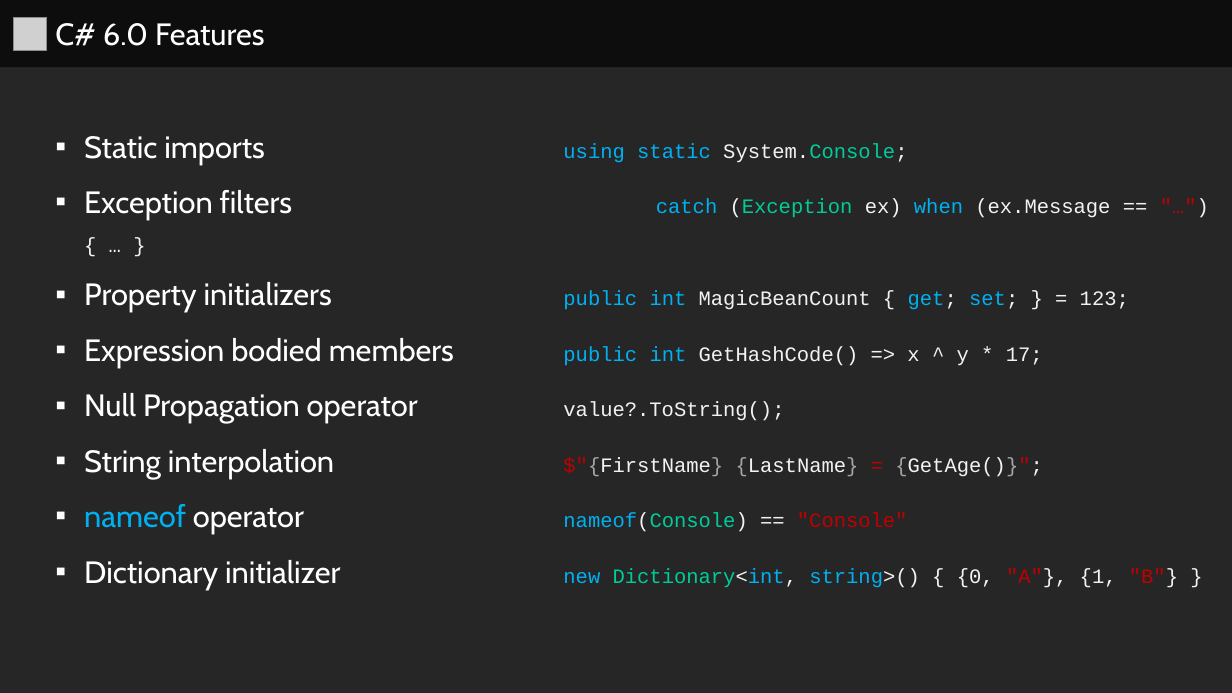
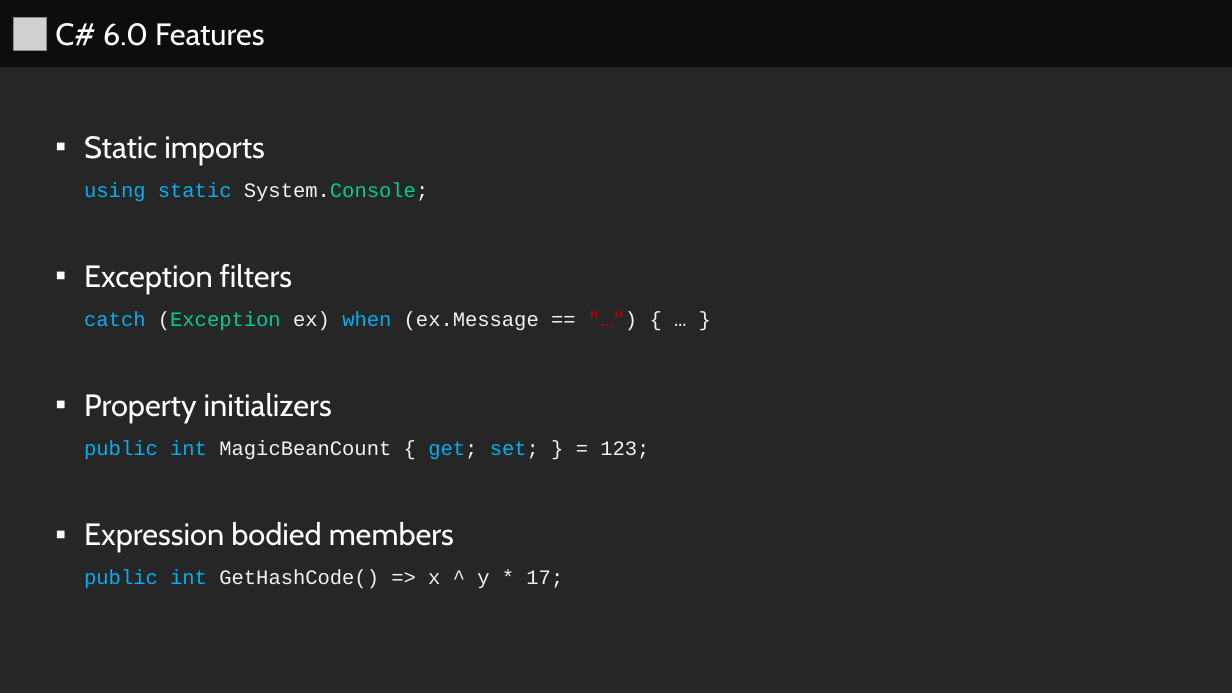
Before and after one commit to series0ne/DotNetFundamentalsWithCSharp, a slide deck: slide 4 of Lesson 7/Lesson 7.pptx. Drawn at 1232x693 pixels with LibreOffice and Linux fonts; fonts in the diff are those of the drawing; grey boxes stand for pictures. Boxes give left, top, right and bottom in pixels: in the first picture for what was removed or moved away, otherwise in the second. Text is boxed around its words. In the diff, an @@ line names an element or a change of style, - is before the commit and + after.

```diff
--- a/Lesson 7/Lesson 7.pptx
+++ b/Lesson 7/Lesson 7.pptx
@@ text in rectangle at [84, 393, 1178, 589]: paragraphs removed @@
-  ▪ Null Propagation operator value?.ToString();
-  ▪ String interpolation $"{FirstName} {LastName} = {GetAge()}";
-  ▪ nameof operator nameof(Console) == "Console"
-  ▪ Dictionary initializer new Dictionary<int, string>() { {0, "A"}, {1, "B"} }
```
Also in this commit, not shown: 4 other slides changed, 12 slides removed, 5 other files.
